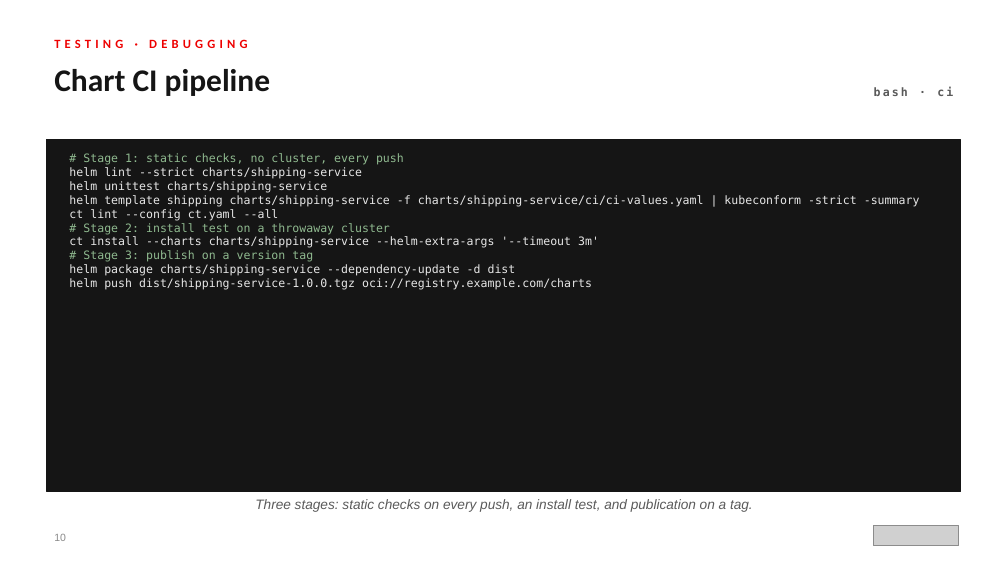
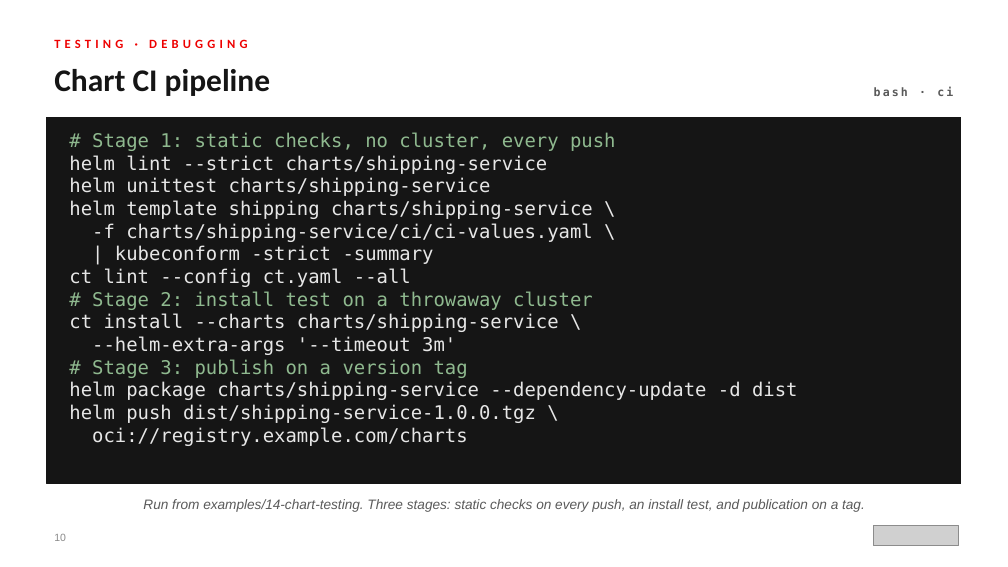
Before and after one commit to patterncatalyst/helm-for-developers, a slide deck: slide 10 of presentation/helm-201/Helm-201-r1.0.pptx. Drawn at 1008x567 pixels with LibreOffice and Linux fonts; fonts in the diff are those of the drawing; grey boxes stand for pictures. Boxes give left, top, right and bottom in pixels: in the first picture for what was removed or moved away, otherwise in the second. Text is boxed around its words. In the diff, an @@ line names an element or a change of style, - is before the commit and + after.

Commit message:
style(r1.0): Helm 201 deck voice pass, readability polish, diagram scale

```diff
--- a/presentation/helm-201/Helm-201-r1.0.pptx
+++ b/presentation/helm-201/Helm-201-r1.0.pptx
@@ rectangle: place and size @@
-rectangle at bbox=[47, 140, 961, 492]
+rectangle at bbox=[47, 117, 961, 484]
@@ text at bbox=[69, 132, 798, 446]: text changed; size 11 to 18 pt @@
-# Stage 1: static checks, no cluster, every push
-helm lint --strict charts/shipping-service
-helm unittest charts/shipping-service
-helm template shipping charts/shipping-service -f charts/shipping-service/ci/ci-values.yaml | kubeconform -strict -summary
-ct lint --config ct.yaml --all
-# Stage 2: install test on a throwaway cluster
-ct install --charts charts/shipping-service --helm-extra-args '--timeout 3m'
-# Stage 3: publish on a version tag
-helm package charts/shipping-service --dependency-update -d dist
-helm push dist/shipping-service-1.0.0.tgz oci://registry.example.com/charts
+# Stage 1: static checks, no cluster, every push
+helm lint --strict charts/shipping-service
+helm unittest charts/shipping-service
+helm template shipping charts/shipping-service \
+-f charts/shipping-service/ci/ci-values.yaml \
+| kubeconform -strict -summary
+ct lint --config ct.yaml --all
+# Stage 2: install test on a throwaway cluster
+ct install --charts charts/shipping-service \
+--helm-extra-args '--timeout 3m'
+# Stage 3: publish on a version tag
+helm package charts/shipping-service --dependency-update -d dist
+helm push dist/shipping-service-1.0.0.tgz \
+oci://registry.example.com/charts
@@ text at bbox=[143, 499, 865, 512]: text changed @@
-Three stages: static checks on every push, an install test, and publication on a tag.
+Run from examples/14-chart‑testing. Three stages: static checks on every push, an install test, and publication on a tag.
```
Also in this commit, not shown: 30 other slides changed, 2 slides added, 31 other files.
